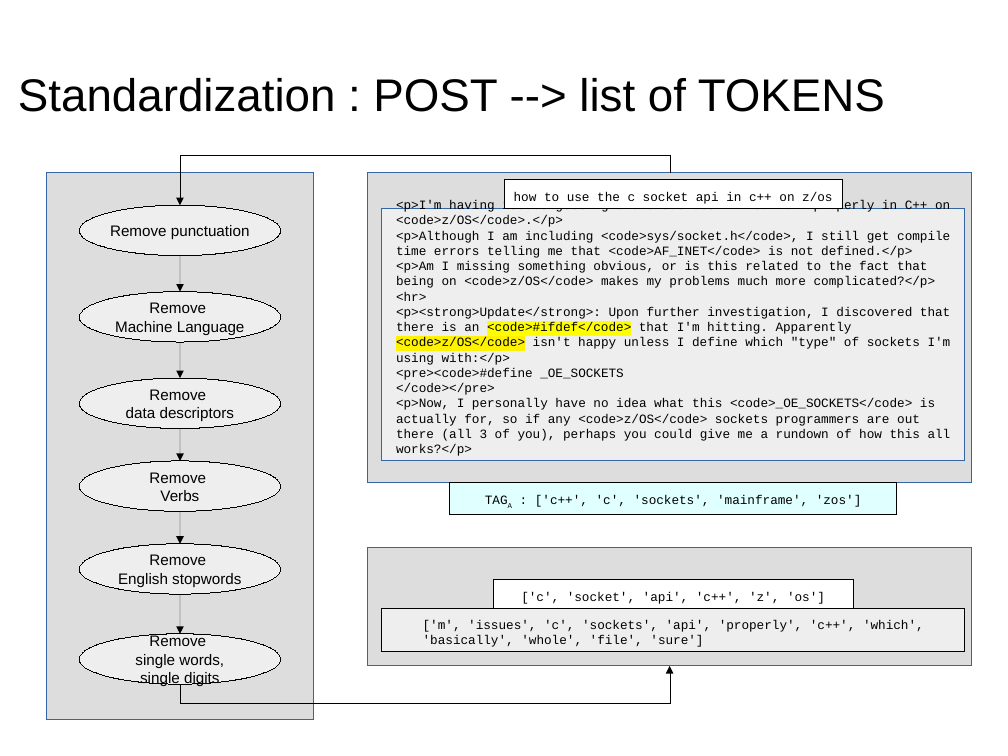
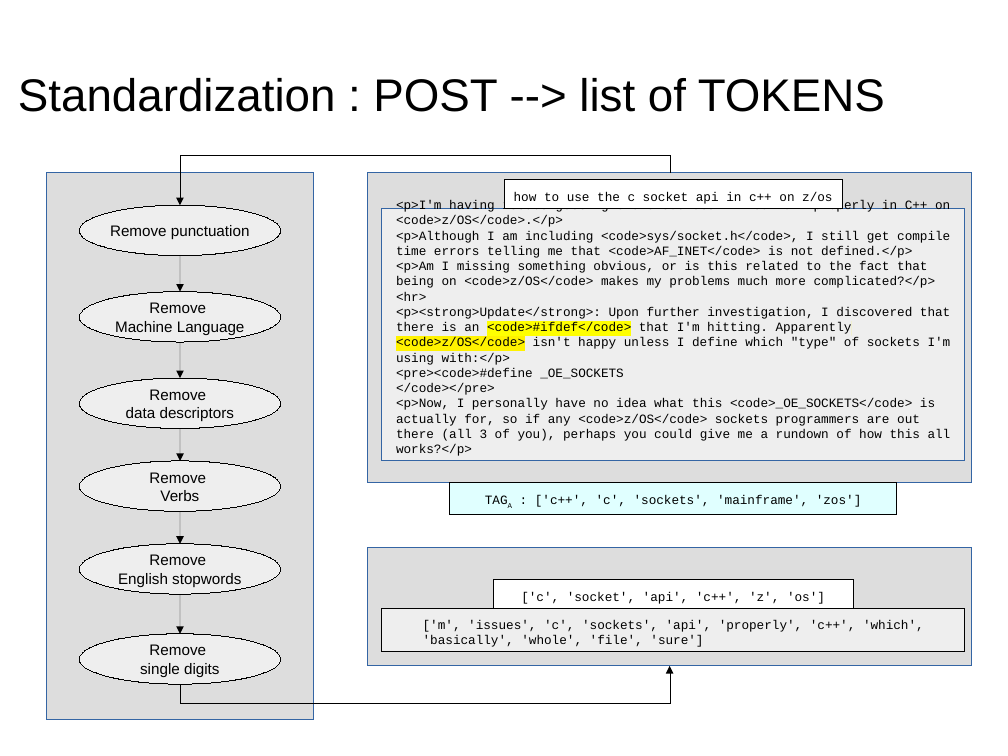
Before and after one commit to dataforcast/OC_Datascientist, a slide deck: slide 5 of P6/report/Openclassrooms_ParcoursDatascientist_P6-V1.odp. Drawn at 1008x756 pixels with LibreOffice and Linux fonts; fonts in the diff are those of the drawing; background and template pictures are left out. Boxes give left, top, right and bottom in pixels: in the first picture for what was removed or moved away, otherwise in the second. Text is boxed around its words. In the diff, an @@ line names an element or a change of style, - is before the commit and + after.

Commit message:
P6 / Supervized methods: rework of benchmark considering rework of data-set standardization.

```diff
--- a/P6/report/Openclassrooms_ParcoursDatascientist_P6-V1.odp
+++ b/P6/report/Openclassrooms_ParcoursDatascientist_P6-V1.odp
@@ text in ellipse at (x1=135, y1=654, x2=224, y2=668): paragraph removed @@
-single words,
```
Also in this commit, not shown: 2 other slides changed, 1 slide added, 3 other files.
